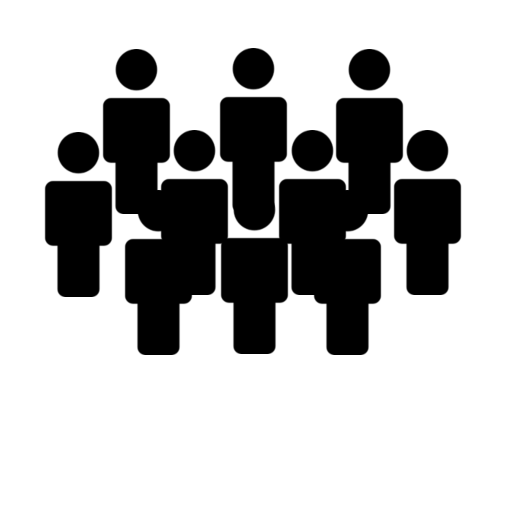
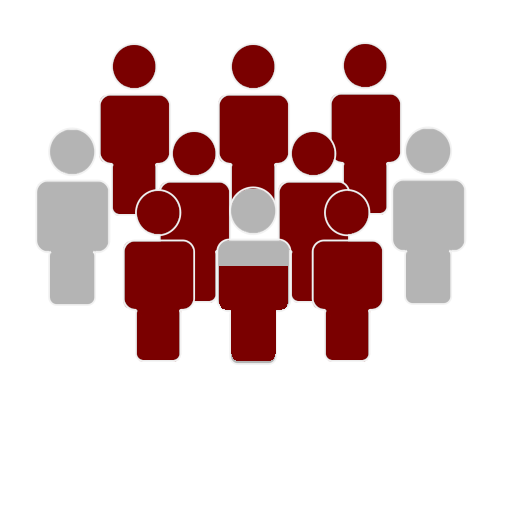
Before/after of a w=512, h=512 layered artwork. What changed in the layer stack:
removed layer "bottom row person 3" over box(313, 190, 382, 355)
removed layer "bottom row person 2" over box(220, 189, 289, 354)
removed layer "bottom row person 1" over box(124, 190, 193, 355)
added layer "GRAY FILL" above "bottom row person 3." over box(219, 266, 288, 361)
added layer "bottom row person 3." above "bottom row person 2." over box(311, 189, 385, 362)
added layer "bottom row person 2." above "bottom row person 1." over box(216, 186, 292, 365)
added layer "bottom row person 1." above "row 2 person 1." over box(122, 189, 196, 362)
renamed "row 2 person 1" to "row 2 person 1.", painted on it over box(35, 127, 113, 306)
renamed "row 2 person 4" to "row 2 person 4.", painted on it over box(391, 126, 467, 305)
removed layer "row 2 person 3" over box(278, 130, 347, 295)
removed layer "row 2 person 2" over box(160, 130, 229, 295)
added layer "row 2 person 3." above "row 2 person 2." over box(277, 130, 351, 303)
added layer "row 2 person 2." above "top row person 3" over box(158, 130, 232, 303)
painted on "top row person 3" over box(329, 42, 404, 215)
painted on "top row person 2" over box(217, 43, 291, 216)
painted on "top row person 1" over box(98, 43, 172, 216)
